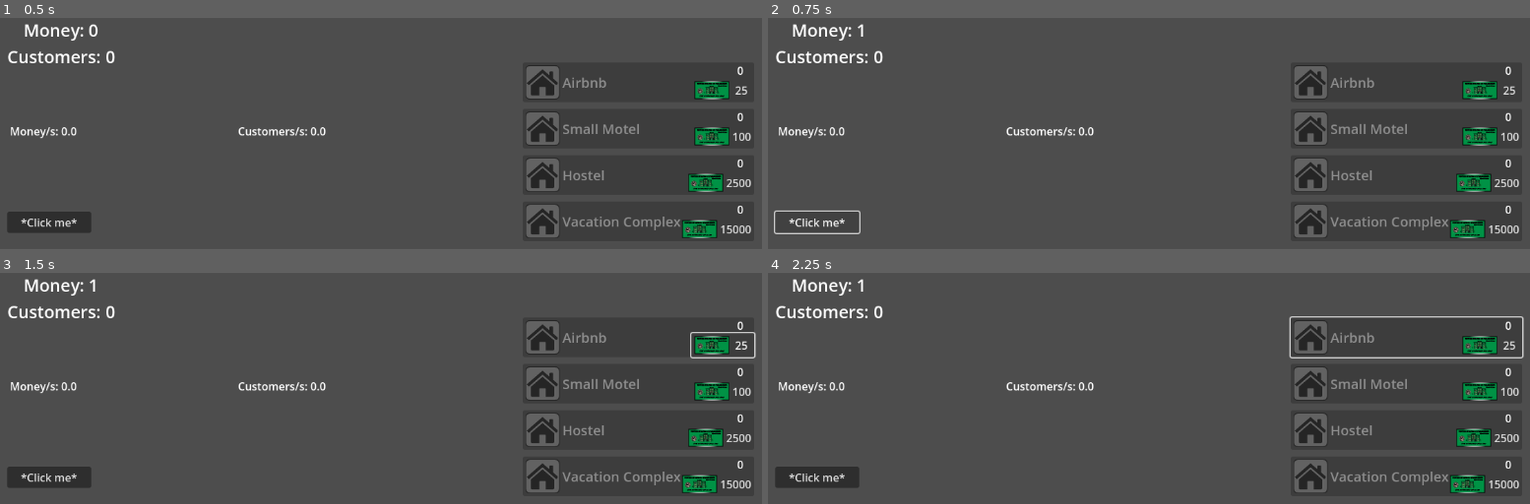
Above: before the commit, frames 1-4 (two rows, left to right).
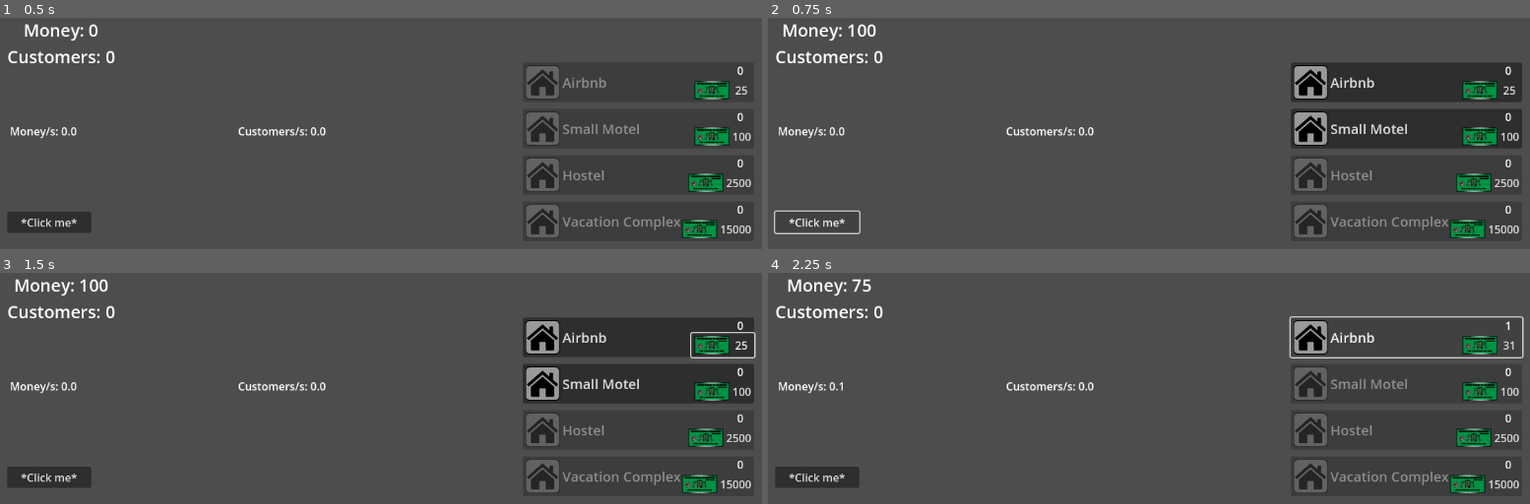
Above: after the commit, the same moments.

Repository: SanderCBraathen/hotell_klikker
Game: Godot game, scene res://control.tscn
Same seed, same stepped clock (60 frames per second), same inputs: the game is played once before the commit and once after it.
Inputs (mouse positions are in pixels of both pictures, inside the frame that each line leads up to):
- Up to frame 1 (0.5 s): no input
- Up to frame 2 (0.75 s): click "*Click me*" at 0.5 s
- Up to frame 3 (1.5 s): click "25" at 1.25 s
- Up to frame 4 (2.25 s): click (1408, 337) at 2 s, where only the run after the commit has a clickable "Airbnb"

Frame 1 is identical in both runs. In frame 2, 1.8% of the frame differs, in the area x 1-84%, y 2-56%; in frame 3, 1.8%; in frame 4, 1.1%.

Commit message:
Update game_manager.gd

Diff:
--- a/game_manager.gd
+++ b/game_manager.gd
@@ -6,7 +6,7 @@
 var money_s:float = 0
 var customer_s:float = 0
 
-var click_amount:float = 1
+var click_amount:float = 100
 
 
 var upgrade1_cost = 25
